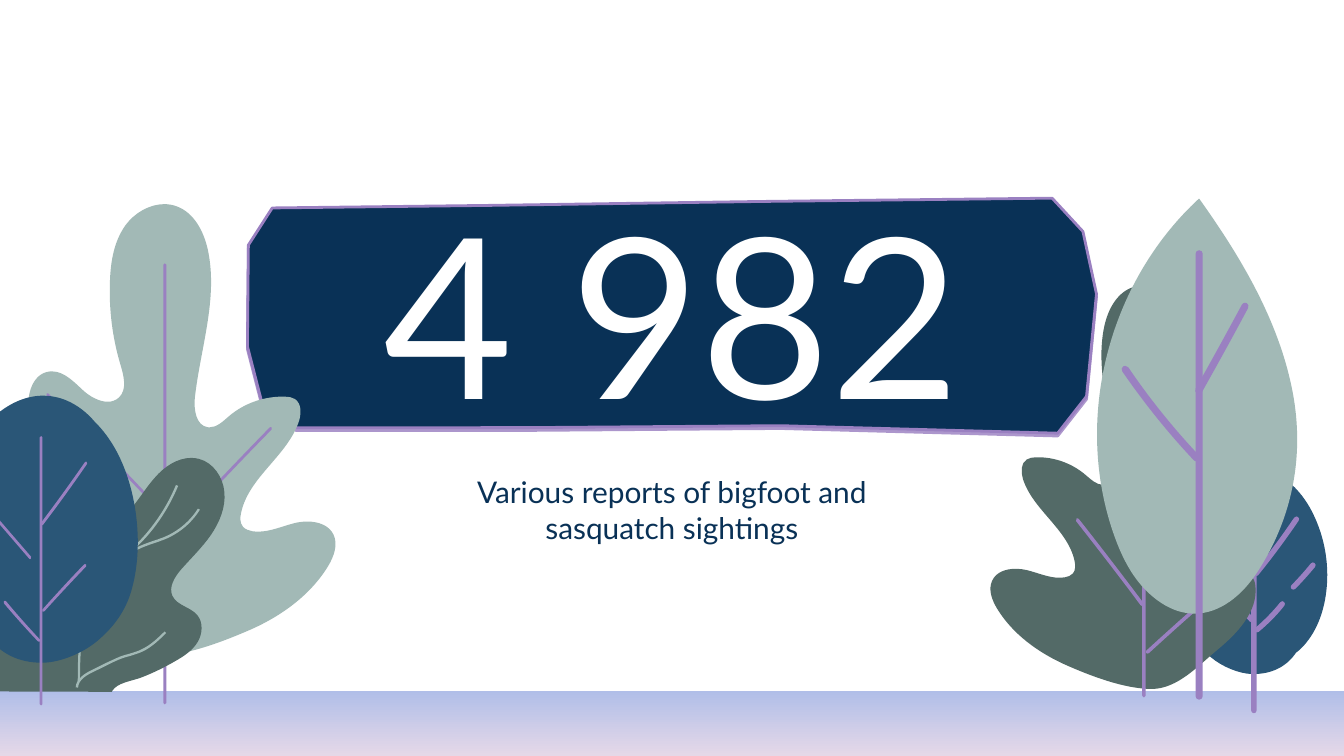
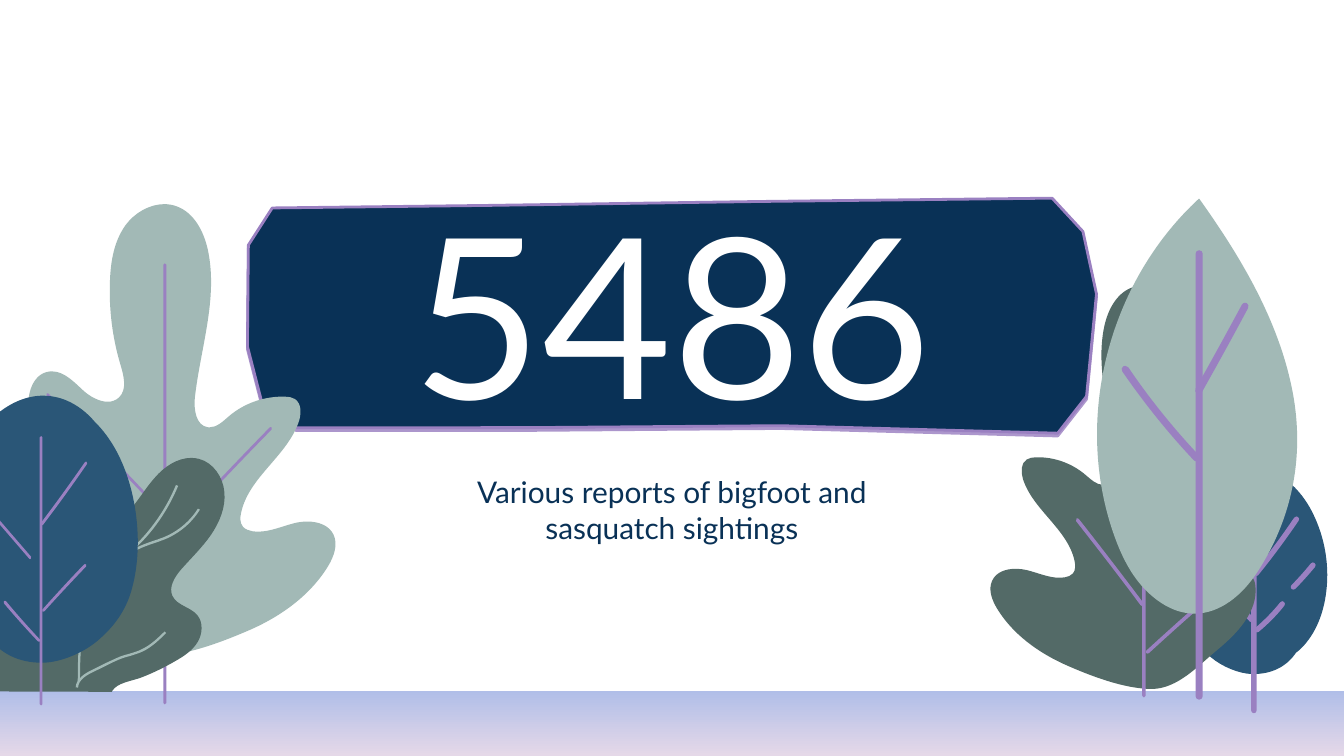
Before and after one commit to WojciechHrycenko/TopicModeling, a slide deck: slide 5 of Topic_Modelling_Hrycenko_Presentation.pptx. Drawn at 1344x756 pixels with LibreOffice and Linux fonts; fonts in the diff are those of the drawing; background and template pictures are left out. Boxes give left, top, right and bottom in pixels: in the first picture for what was removed or moved away, otherwise in the second. Text is boxed around its words. In the diff, an @@ line names an element or a change of style, - is before the commit and + after.

Commit message:
small pptx fixes

```diff
--- a/Topic_Modelling_Hrycenko_Presentation.pptx
+++ b/Topic_Modelling_Hrycenko_Presentation.pptx
@@ title at <box>412,205,932,440</box>: text changed @@
-4 982
+5486
```
Also in this commit, not shown: 1 other file.
